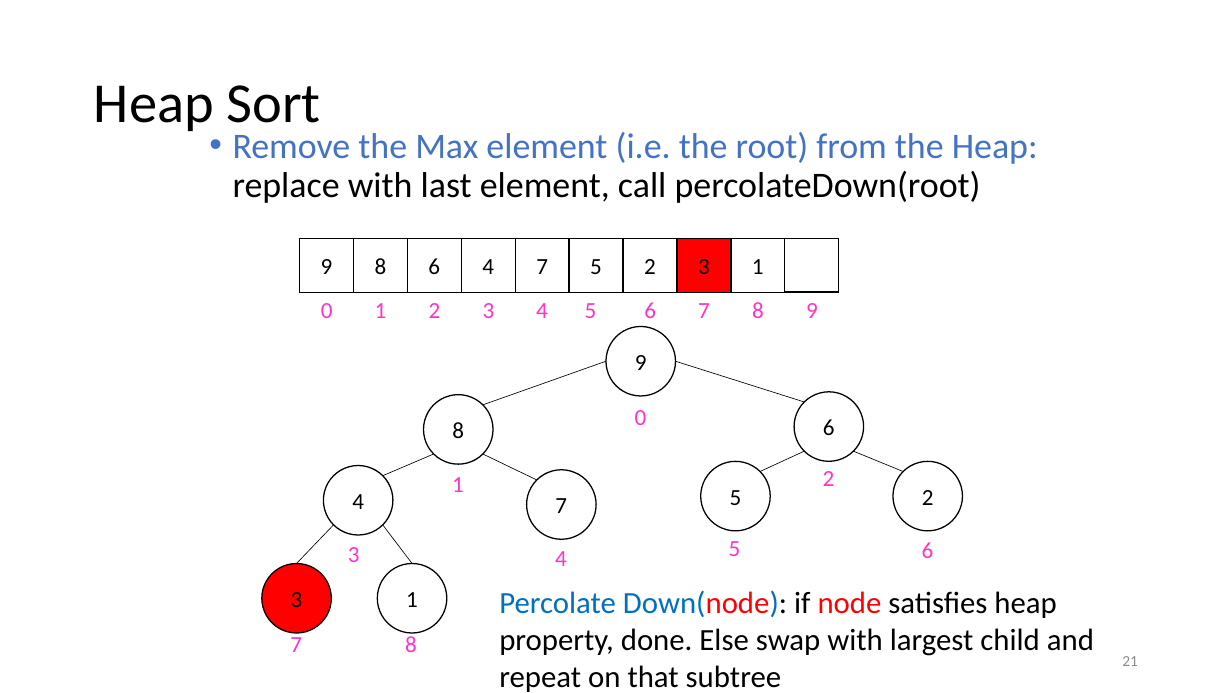
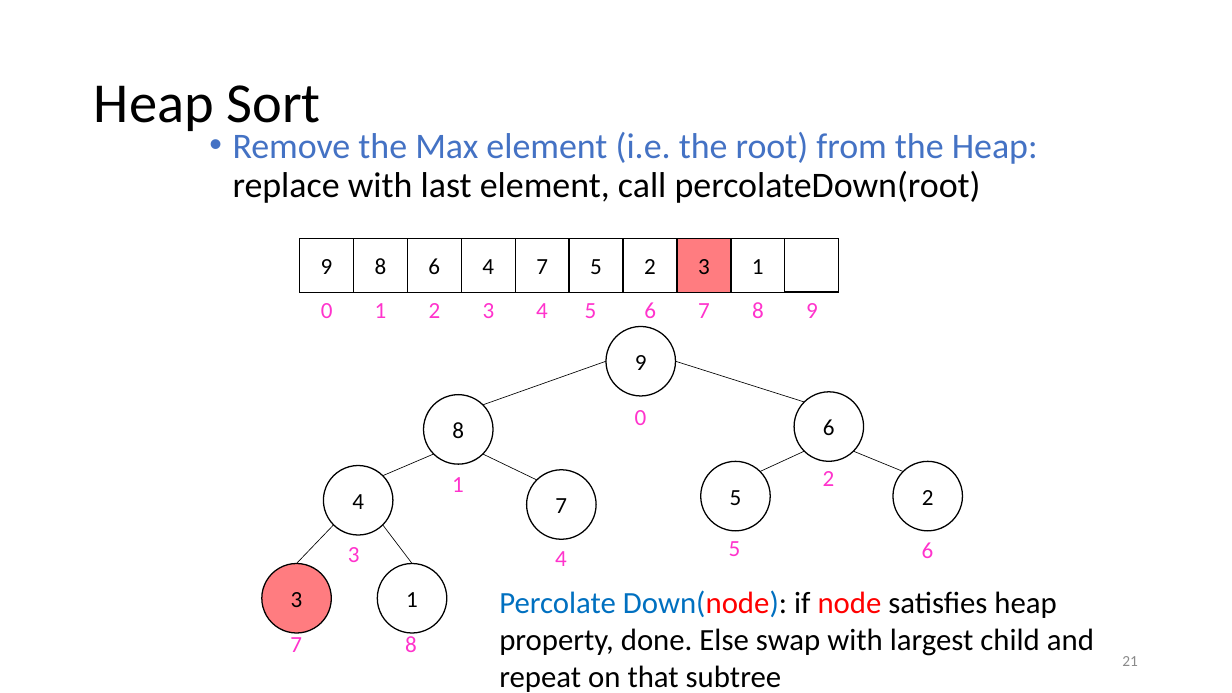
Before and after one commit to natebrunelle/cse332, a slide deck: slide 21 of markdown/files/slides/lecture12_sorting1.pptx. Drawn at 1232x693 pixels with LibreOffice and Linux fonts; fonts in the diff are those of the drawing. Boxes give left, top, right and bottom in pixels: in the first picture for what was removed or moved away, otherwise in the second. Text is boxed around its words. In the diff, an @@ line names an element or a change of style, - is before the commit and + after.

```diff
--- a/markdown/files/slides/lecture12_sorting1.pptx
+++ b/markdown/files/slides/lecture12_sorting1.pptx
@@ rectangle "3" at (x1=677, y1=238, x2=731, y2=292): fill #FF0000 to #FF7C80 @@
@@ ellipse "3" at (x1=262, y1=564, x2=331, y2=633): fill #FF0000 to #FF7C80 @@
```
Also in this commit, not shown: 7 other slides changed, 9 other files.
